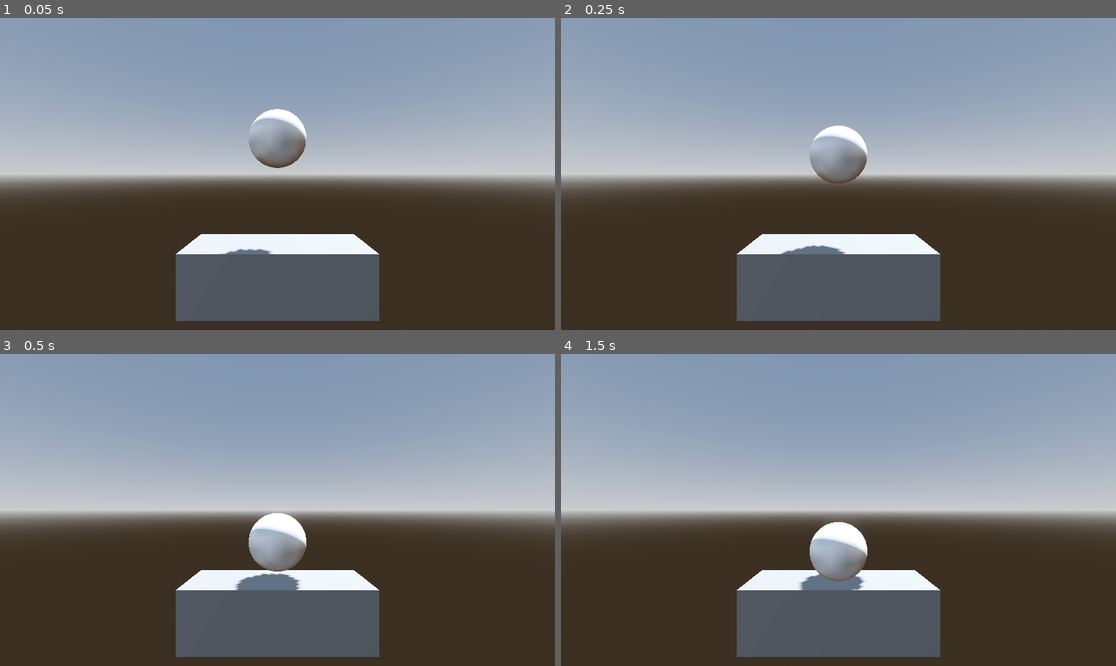
Above: before the commit, frames 1-4 (two rows, left to right).
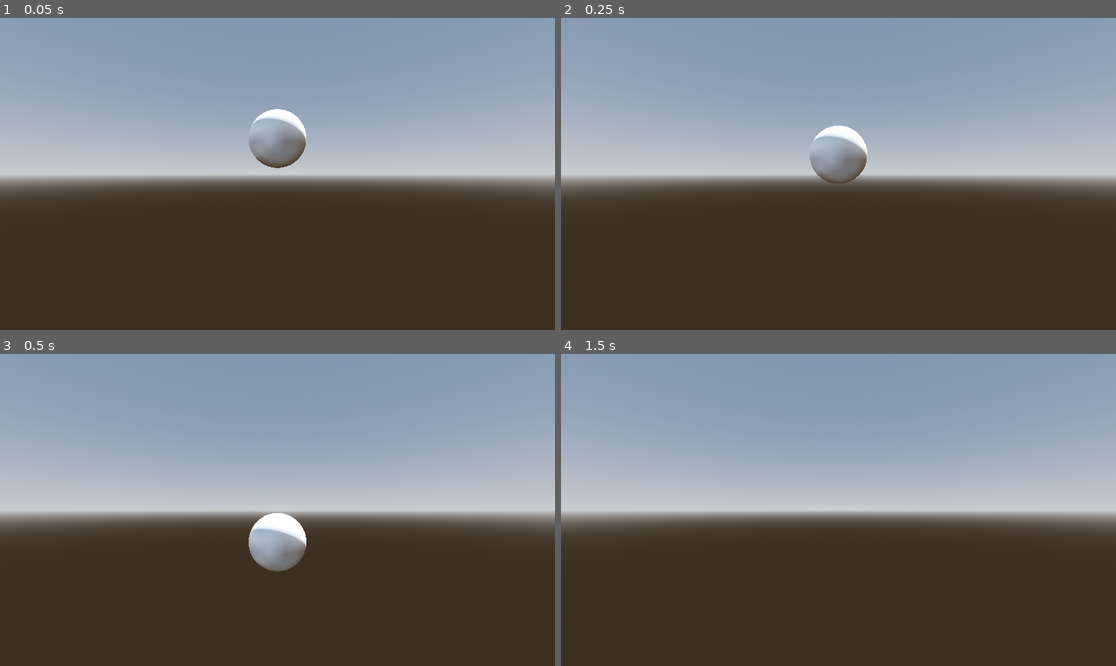
Above: after the commit, the same moments.

Repository: Mastermori/BubbeBounce
Game: Godot game, scene res://levels/test_level.tscn
Same seed, same stepped clock (60 frames per second), same inputs: the game is played once before the commit and once after it. This scene is started directly instead of the project's main scene.
Inputs (mouse positions are in pixels of both pictures, inside the frame that each line leads up to):
- Up to frame 1 (0.05 s): no input
- Up to frame 2 (0.25 s): no input
- Up to frame 3 (0.5 s): no input
- Up to frame 4 (1.5 s): move the mouse to (810, 572) at 0.52 s; press the mouse at (810, 572) at 0.53 s; tap Enter at 1.25 s; move the mouse to (1005, 556) at 1.27 s; release the mouse at (1005, 556) at 1.28 s; click (1005, 556) at 1.35 s

The runs differ from the first frame. In frame 1, 9.9% of the frame differs, in the area x 31-69%, y 69-98%; in frame 2, 9.9%; in frame 3, 9.9%; in frame 4, 11%, in the area x 31-69%, y 53-98%.

Commit message:
adjusted base level

Diff:
--- a/levels/base_level.tscn
+++ b/levels/base_level.tscn
@@ -1,5 +1,6 @@
-[gd_scene load_steps=7 format=3 uid="uid://cscpcll7v3oqy"]
+[gd_scene load_steps=6 format=3 uid="uid://cscpcll7v3oqy"]
 
+[ext_resource type="Script" uid="uid://kpysvafv4nea" path="res://levels/level.gd" id="1_ew5uy"]
 [ext_resource type="PackedScene" uid="uid://d284tnwpobnj4" path="res://player/player.tscn" id="1_wevqg"]
 
 [sub_resource type="ProceduralSkyMaterial" id="ProceduralSkyMaterial_80vhd"]
@@ -15,13 +16,8 @@
 tonemap_mode = 2
 glow_enabled = true
 
-[sub_resource type="BoxMesh" id="BoxMesh_wevqg"]
-size = Vector3(3.05, 1, 1)
-
-[sub_resource type="ConcavePolygonShape3D" id="ConcavePolygonShape3D_ew5uy"]
-data = PackedVector3Array(-1.525, 0.5, 0.5, 1.525, 0.5, 0.5, -1.525, -0.5, 0.5, 1.525, 0.5, 0.5, 1.525, -0.5, 0.5, -1.525, -0.5, 0.5, 1.525, 0.5, -0.5, -1.525, 0.5, -0.5, 1.525, -0.5, -0.5, -1.525, 0.5, -0.5, -1.525, -0.5, -0.5, 1.525, -0.5, -0.5, 1.525, 0.5, 0.5, 1.525, 0.5, -0.5, 1.525, -0.5, 0.5, 1.525, 0.5, -0.5, 1.525, -0.5, -0.5, 1.525, -0.5, 0.5, -1.525, 0.5, -0.5, -1.525, 0.5, 0.5, -1.525, -0.5, -0.5, -1.525, 0.5, 0.5, -1.525, -0.5, 0.5, -1.525, -0.5, -0.5, 1.525, 0.5, 0.5, -1.525, 0.5, 0.5, 1.525, 0.5, -0.5, -1.525, 0.5, 0.5, -1.525, 0.5, -0.5, 1.525, 0.5, -0.5, -1.525, -0.5, 0.5, 1.525, -0.5, 0.5, -1.525, -0.5, -0.5, 1.525, -0.5, 0.5, 1.525, -0.5, -0.5, -1.525, -0.5, -0.5)
-
 [node name="BaseLevel" type="Node3D"]
+script = ExtResource("1_ew5uy")
 
 [node name="DirectionalLight3D" type="DirectionalLight3D" parent="."]
 transform = Transform3D(-0.866025, -0.433013, 0.25, 0, 0.5, 0.866025, -0.5, 0.75, -0.433013, 0, 0, 0)
@@ -32,16 +28,8 @@
 
 [node name="Obstacles" type="Node3D" parent="."]
 
+[node name="Bubbles" type="Node3D" parent="."]
+
 [node name="Player" parent="." instance=ExtResource("1_wevqg")]
 transform = Transform3D(1, 0, 0, 0, 1, 0, 0, 0, 1, 0, 2.31421, 0)
 collision_layer = 3
-collision_mask = 5
-
-[node name="MeshInstance3D" type="MeshInstance3D" parent="."]
-mesh = SubResource("BoxMesh_wevqg")
-skeleton = NodePath("")
-
-[node name="StaticBody3D" type="StaticBody3D" parent="MeshInstance3D"]
-
-[node name="CollisionShape3D" type="CollisionShape3D" parent="MeshInstance3D/StaticBody3D"]
-shape = SubResource("ConcavePolygonShape3D_ew5uy")
